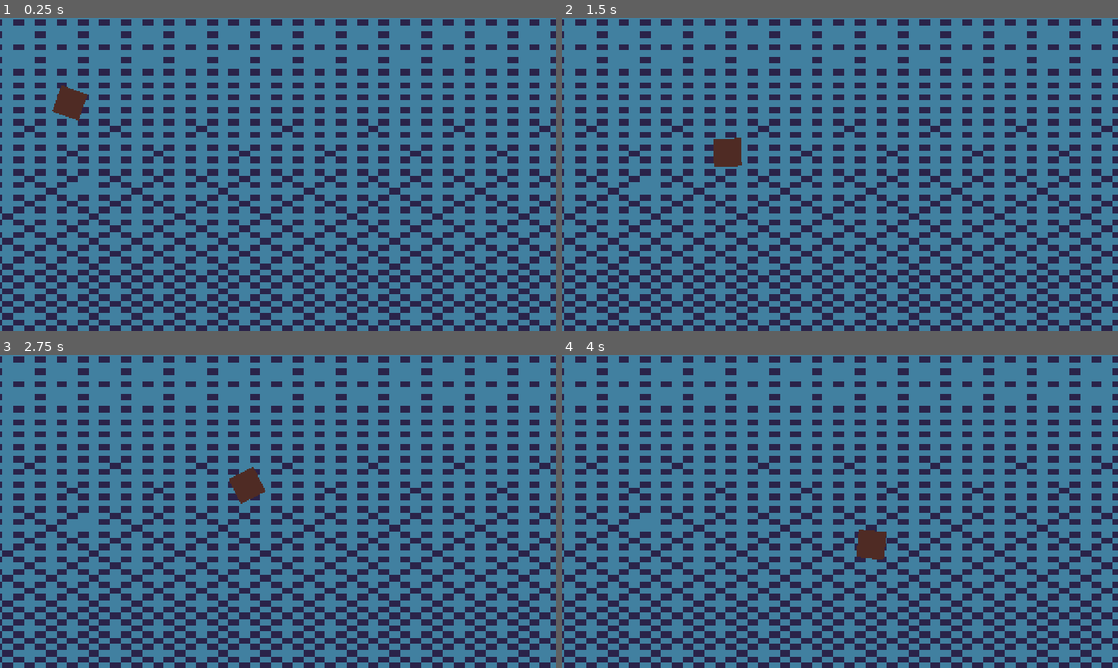
Above: before the commit, frames 1-4 (two rows, left to right).
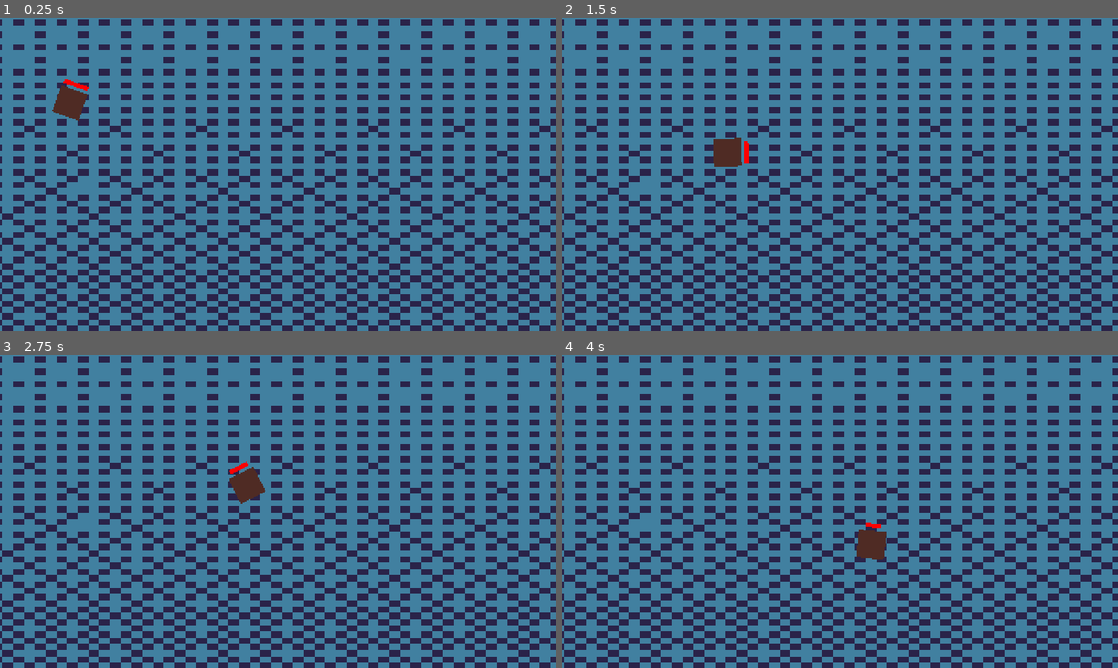
Above: after the commit, the same moments.

Repository: Joey451-OG/5499-Project-1
Game: Godot game, scene res://Scenes/main.tscn
Same seed, same stepped clock (60 frames per second), same inputs: the game is played once before the commit and once after it.
Inputs (mouse positions are in pixels of both pictures, inside the frame that each line leads up to):
- Up to frame 1 (0.25 s): no input
- Up to frame 2 (1.5 s): move the mouse to (962, 158) at 0.52 s; hold Space (swim) 0.53-1.28 s; move the mouse to (728, 190) at 1.27 s; tap Space (swim) at 1.35 s
- Up to frame 3 (2.75 s): move the mouse to (333, 442) at 2.02 s; hold Space (swim) from 2.03 s (still down)
- Up to frame 4 (4 s): move the mouse to (812, 574) at 2.77 s; release Space (swim) at 2.78 s; tap Space (swim) at 2.85 s; move the mouse to (1006, 558) at 3.52 s; hold Space (swim) from 3.53 s (still down)

The runs differ from the first frame. In frame 1, less than 0.1% of the frame differs, in the area x 11-16%, y 19-24%; in frame 2, less than 0.1%; in frame 3, less than 0.1%; in frame 4, less than 0.1%.

Commit message:
BF & F | Fixed sprite flipping and added drowning
I now scale the entire sprite object to -1 when I want to flip it.

Drowning works by starting a timer if you're underwater.

Diff:
--- a/Scenes/Player.tscn
+++ b/Scenes/Player.tscn
@@ -12,7 +12,16 @@
 [node name="Sprite2D" type="Sprite2D" parent="." unique_id=1371421923]
 texture = ExtResource("2_kyqiw")
 
+[node name="lungIndicator" type="Line2D" parent="Sprite2D" unique_id=17645206]
+position = Vector2(0, -44)
+points = PackedVector2Array(30, 0, -30, 0)
+default_color = Color(1, 0, 0, 1)
+
 [node name="CollisionShape2D" type="CollisionShape2D" parent="." unique_id=802217270]
 position = Vector2(-1.9073486e-06, 1.9073486e-06)
 scale = Vector2(0.20000052, 0.20000052)
 shape = SubResource("RectangleShape2D_sj43t")
+
+[node name="lungTimer" type="Timer" parent="." unique_id=869646647]
+
+[connection signal="timeout" from="lungTimer" to="." method="_on_lung_timer_timeout"]
--- a/Scripts/gdscript/player.gd
+++ b/Scripts/gdscript/player.gd
@@ -1,13 +1,23 @@
 extends CharacterBody2D
 
 
-@export var VELCOCITY_IMPULSE = 300.0
-@export var DRAG = 1.1
+@export var VELCOCITY_IMPULSE := 300.0
+@export var DRAG := 1.1
+@export var lung_capacity_in_seconds := 10
+
+var isUnderWater := true
 
 @onready var sprite: Sprite2D = $Sprite2D
+@onready var lung_timer: Timer = $lungTimer
+@onready var lung_indicator: Line2D = $Sprite2D/lungIndicator
 
 func _process(delta: float) -> void:
-	sprite.flip_v = !is_in_range(rad_to_deg(rotation), -90, 90)
+	sprite.scale = Vector2(1, 1) if is_in_range(rad_to_deg(rotation), -90, 90) else Vector2(-1, -1)
+
+	if lung_timer.is_stopped() and isUnderWater:
+		lung_timer.start(lung_capacity_in_seconds)
+
+	lung_indicator.scale.x = 1 - (( lung_timer.wait_time - lung_timer.time_left ) / lung_timer.wait_time)
 
 func _physics_process(delta: float) -> void:
 	# Add the gravity.
@@ -29,3 +39,7 @@
 func is_in_range(value: float, min: float, max: float) -> bool:
 	#print("Value: %.2f: %s" % [value, min < value and value < max])
 	return min < value and value < max
+
+
+func _on_lung_timer_timeout() -> void:
+	print("[LUNG TIMER]: Player Drowned!")
